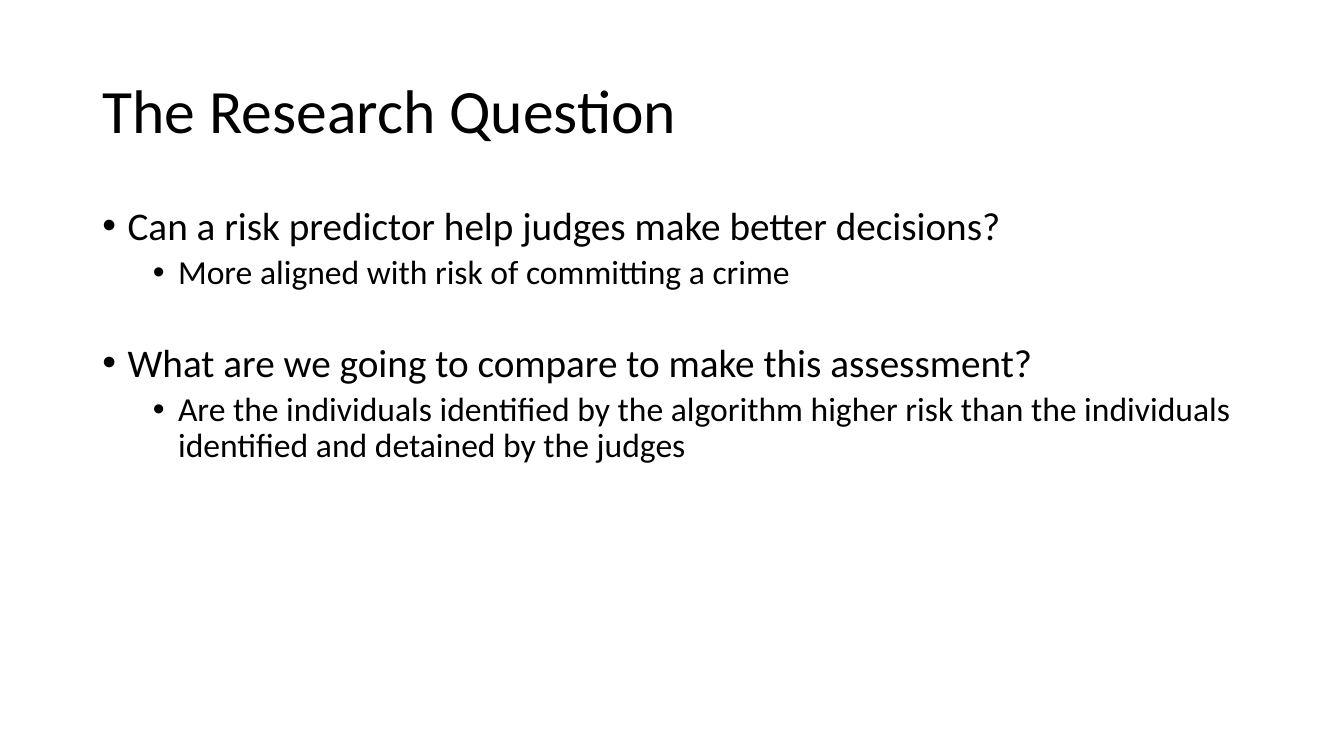
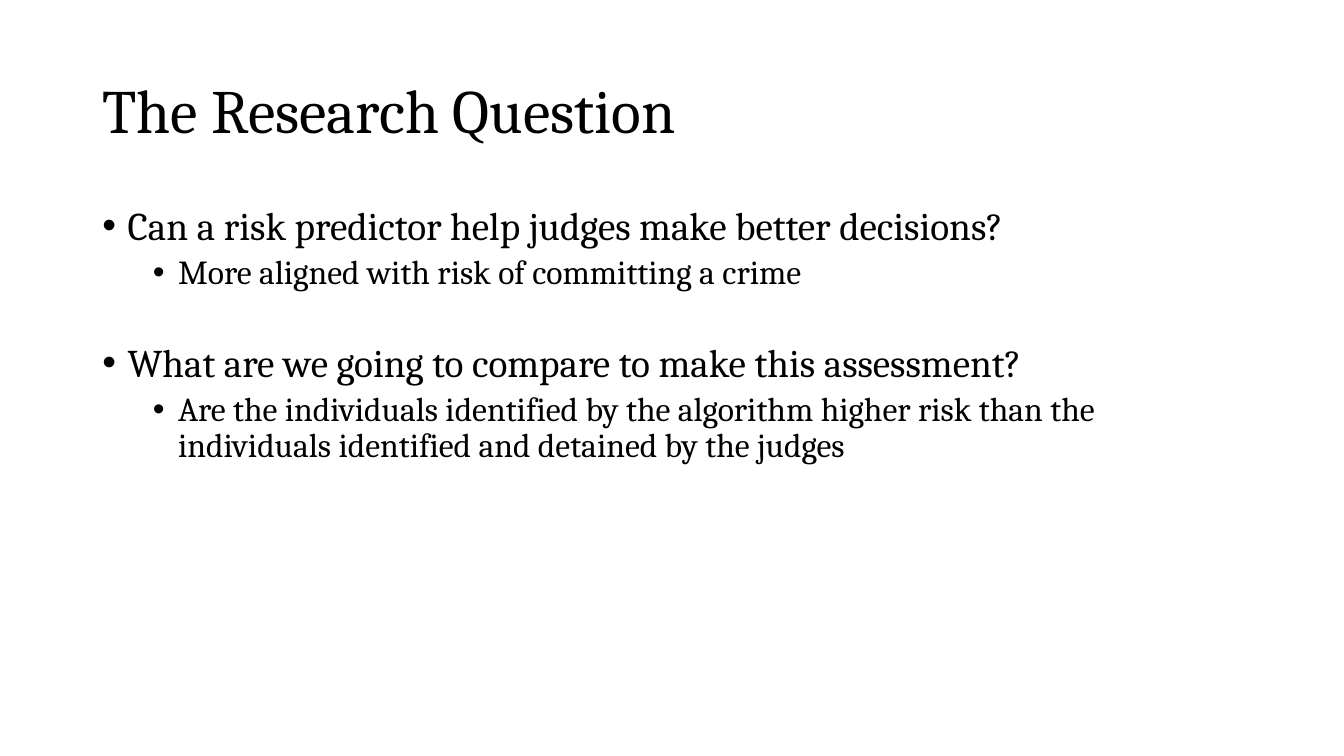
Before and after one commit to zjelveh/zjelveh.github.io, a slide deck: slide 13 of files/inst414_spring2026/lectures/lecture_14.pptx (slide 7 before the commit). Drawn at 1344x756 pixels with LibreOffice and Linux fonts; fonts in the diff are those of the drawing. Boxes give left, top, right and bottom in pixels: in the first picture for what was removed or moved away, otherwise in the second. Text is boxed around its words. In the diff, an @@ line names an element or a change of style, - is before the commit and + after.

```diff
--- a/files/inst414_spring2026/lectures/lecture_14.pptx
+++ b/files/inst414_spring2026/lectures/lecture_14.pptx
@@ title "The Research Question" at box(102, 90, 676, 144): font Calibri to Cambria @@
@@ text "Can a risk predictor help ..." at box(128, 212, 1094, 465): font Calibri to Cambria @@
```
Also in this commit, not shown: 42 other slides changed, 9 slides added, 2 other files.
